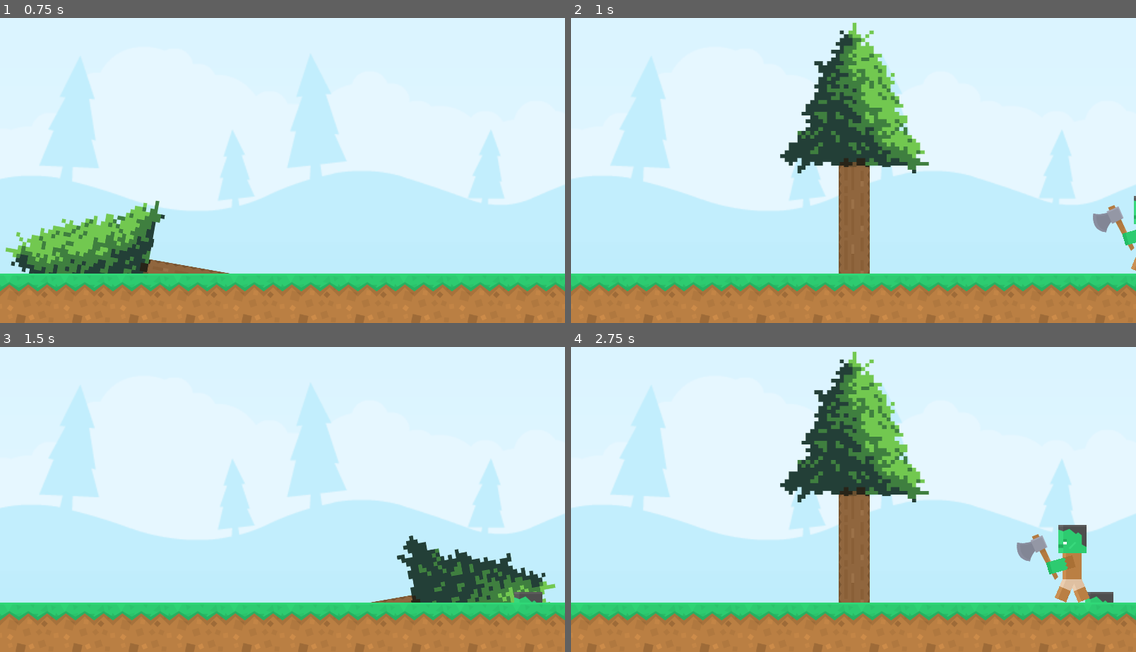
Above: before the commit, frames 1-4 (two rows, left to right).
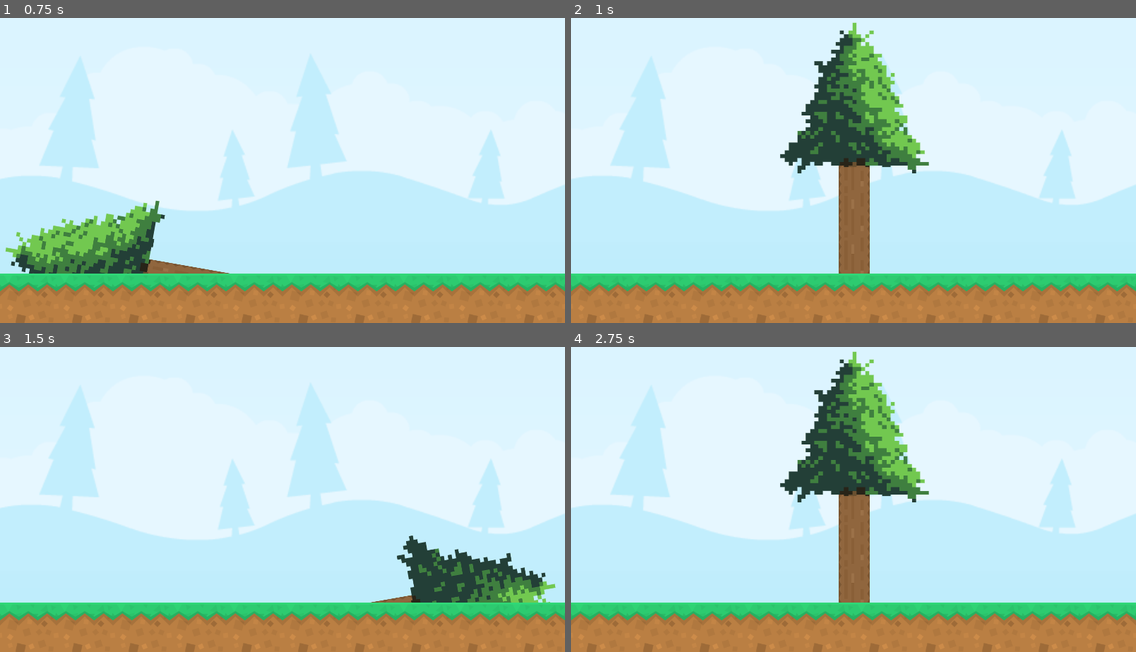
Above: after the commit, the same moments.

Repository: pratipo/Arbre
Game: Godot game, scene res://Scenes/Game.tscn
Two runs of this game, one before a commit and one after it. Both use one fixed random seed, a clock stepped at 60 frames per second and the inputs below.
Inputs (mouse positions are in pixels of both pictures, inside the frame that each line leads up to):
- Up to frame 1 (0.75 s): tap Enter at 0.5 s; move the mouse to (406, 149) at 0.52 s; click (406, 149) at 0.6 s
- Up to frame 2 (1 s): no input
- Up to frame 3 (1.5 s): move the mouse to (169, 508) at 1.27 s; right-click (169, 508) at 1.35 s
- Up to frame 4 (2.75 s): move the mouse to (910, 423) at 2.02 s; click (910, 423) at 2.1 s

Frame 1 is identical in both runs. In frame 2, 0.5% of the frame differs, in the area x 92-100%, y 58-83%; in frame 3, 0.2%; in frame 4, 1.7%, in the area x 78-96%, y 58-84%.
Error after the commit: Parse Error: The identifier "scale" isn't declared in the current scope. (res://Scenes/Game.gd:57)

Commit message:
Desordre i errors

Diff:
--- a/Tree_d21/Scenes/Game.gd
+++ b/Tree_d21/Scenes/Game.gd
@@ -6,37 +6,65 @@
 onready var Dead_Tree = $Dead_Tree
 
 onready var Timer_Joc = $Timer_Joc
-
 onready var Timer_Spawner = $Timer_Spawner
 
 onready var Spawner_R = $Position_R
 onready var Spawner_L = $Position_L
+
+var speed = 230
+var direction = -1
+var direction_L = 1
+
 var players = []
-#var players_R = []
-#var players_L = []
+
+var Player_R
+var Player_L
+
 
 
 func _ready():
+	Player_R = Player_Scene.instance()
+	add_child(Player_R)
+	Player_L = Player_Scene.instance()
+	add_child(Player_L)
+
+#	spawn_first_players()
+	Timer_Spawner.start()
+
 	Dead_Tree.visible = false
 	tree.visible = true
-#	spawn()
-	Timer_Spawner.start()
 
 
-func spawn():
-	#(from_right, from_left): per fer un if??
-	for spawn in [Spawner_R, Spawner_L]:
-		var Player_R = Player_Scene.instance()
-		add_child(Player_R)
-		players.append(Player_R)
-		Player_R.position = Spawner_R.position
-		var r = rand_range(1, 10)
-		Timer_Spawner.set_wait_time(r)
-		print ("spawn_R")
+#Hauria d'anar a l'script del player,
+#però allà no tinc les dues variables, R i L.I no es pot instanciar a un mateix.
+func _process(delta):
+	Player_R.position.x += speed * direction * delta
+	Player_L.position.x += speed * direction_L * delta
+
+
+func spawn_players():
+#	var Player_R = Player_Scene.instance()
+#	add_child(Player_R)
+	Player_R.position = Spawner_R.position
+	players.append(Player_R)
+	var r = rand_range(0.1, 3)
+	Timer_Spawner.set_wait_time(r)
+	print ("spawn_R") #sí que fa print
+
+	var Player_L = Player_Scene.instance()
+	add_child(Player_L)
+#	Player_L.get_node(@"Player/Body")
+	Player_L.scale.x = -abs(scale.x)
+	Player_L.position = Spawner_L.position
+	players.append(Player_L)
+	var l = rand_range(0.1, 3)
+	Timer_Spawner.set_wait_time(l)
+	print ("spawn_L") #NO fa print
 
 
 func _on_Timer_Spawner_timeout():
-	spawn()
+	pass
+
 
 func die_tree():
 	tree.queue_free()
@@ -48,4 +76,3 @@
 
 func _on_Timer_Joc_timeout():
 	get_tree().reload_current_scene()
-#	get_tree().change_scene("res://Scenes/Game.tscn")
--- a/Tree_d21/Scenes/Player.gd
+++ b/Tree_d21/Scenes/Player.gd
@@ -5,11 +5,11 @@
 onready var Body = $Body
 
 var speed = 230
-var direction = -1
-#direction = "left"
+#var direction = -1
+#var direction_L = 1
 
 var game
-var Spawner_L
+
 
 func _ready():
 	game = get_tree().get_root().get_node("Game")
@@ -17,32 +17,17 @@
 	Corpse.visible = false
 #	set_process(false)
 
-func _process(delta):
-	position.x += speed * direction * delta
-
-func flip_Player_L():
-	if direction == 1:
-		Body.flip_h(true)
-		direction = "Right"
-	if direction == -1:
-		Body.flip_h(false)
-		direction = "Left"
+#Ho he copiat a l'script del Game...Haurà de tornar aquí.
+#func _process(delta):
+#	position.x += speed * direction * delta
 
 
-#func movement(left_to_right):
-#	if left_to_right:
-#		direction = 1
-#		var Spawner_L = get_tree().get_root().get_node("First_Position_L")
-#		if Spawner_L.position.x < center:
-#			Body.scale.x = -abs(scale.x)
-#			right = false
-#		else:
-#			position.x = center + offset
-#			Body.scale.x = abs(scale.x)
-#			right = true
+#func flip_Player_L():
+#	if direction == 1:
+#		Body.flip_h(true)
 #	else:
-#		direction = -1
-#	set_process(true)
+#		Body.flip_h(false)
+
 
 
 func _on_Player_area_entered(area):
